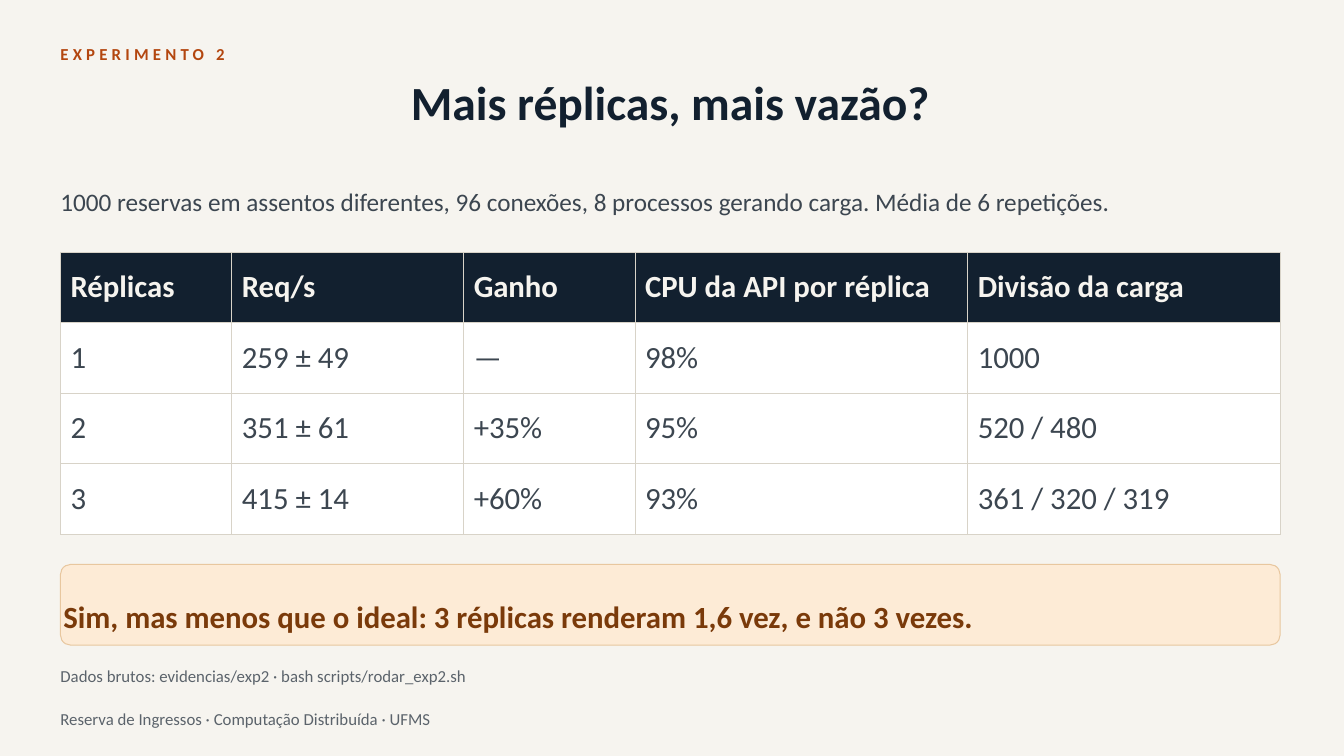
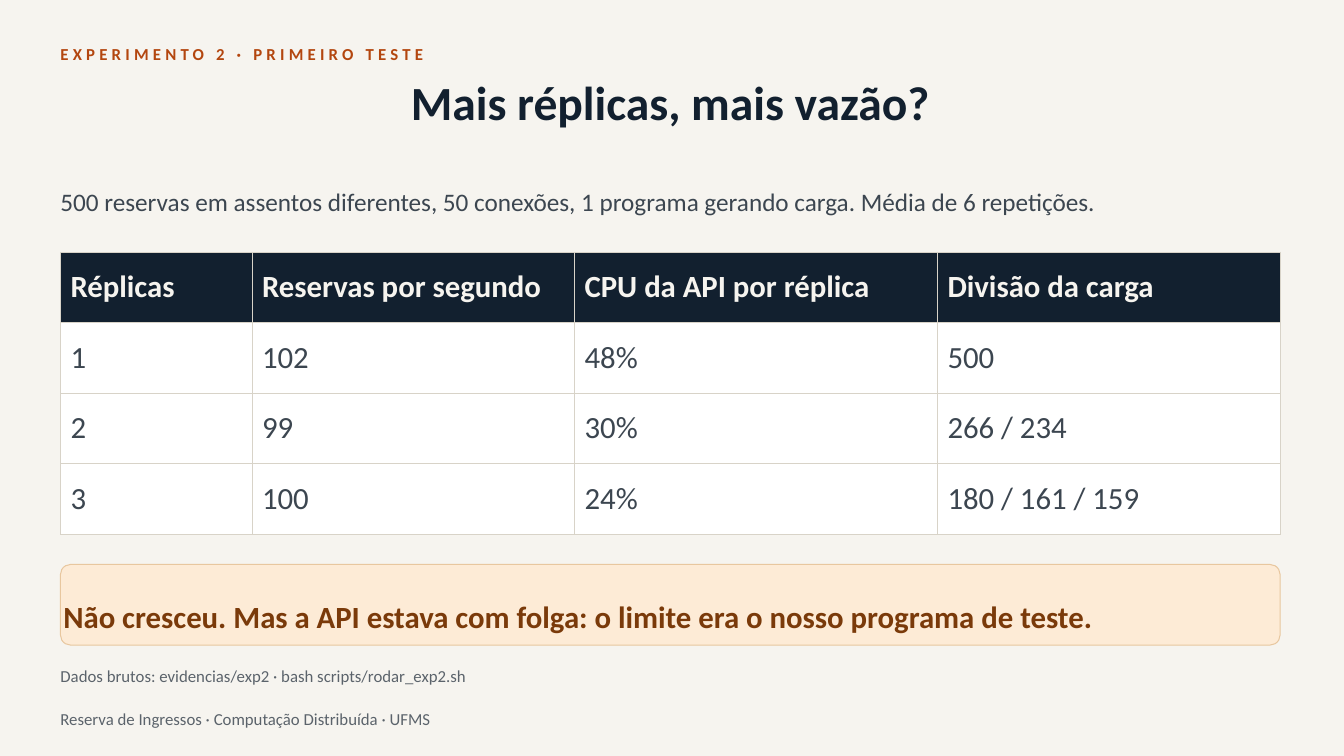
Before and after one commit to eliassilva21dt-tech/reserva-de-ingressos, a slide deck: slide 10 of docs/apresentacao.pptx. Drawn at 1344x756 pixels with LibreOffice and Linux fonts; fonts in the diff are those of the drawing. Boxes give left, top, right and bottom in pixels: in the first picture for what was removed or moved away, otherwise in the second. Text is boxed around its words. In the diff, an @@ line names an element or a change of style, - is before the commit and + after.

```diff
--- a/docs/apresentacao.pptx
+++ b/docs/apresentacao.pptx
@@ text at (60, 49, 423, 60): text changed @@
-EXPERIMENTO 2
+EXPERIMENTO 2 · PRIMEIRO TESTE
@@ text at (60, 193, 1095, 216): text changed @@
-1000 reservas em assentos diferentes, 96 conexões, 8 processos gerando carga. Média de 6 repetições.
+500 reservas em assentos diferentes, 50 conexões, 1 programa gerando carga. Média de 6 repetições.
@@ table at (60, 252, 1280, 534) @@
-column 2: Req/s | 259 ± 49 | 351 ± 61 | 415 ± 14
-column 3: Ganho | — | +35% | +60%
-column 4: CPU da API por réplica | 98% | 95% | 93%
-column 5: Divisão da carga | 1000 | 520 / 480 | 361 / 320 / 319
+column 2: Reservas por segundo | 102 | 99 | 100
+column 3: CPU da API por réplica | 48% | 30% | 24%
+column 4: Divisão da carga | 500 | 266 / 234 | 180 / 161 / 159
@@ text in rounded rectangle at (63, 606, 1092, 634): text changed @@
-Sim, mas menos que o ideal: 3 réplicas renderam 1,6 vez, e não 3 vezes.
+Não cresceu. Mas a API estava com folga: o limite era o nosso programa de teste.
```
Also in this commit, not shown: 1 other slide changed, 1 slide added, 1 slide removed, 3 other files.
